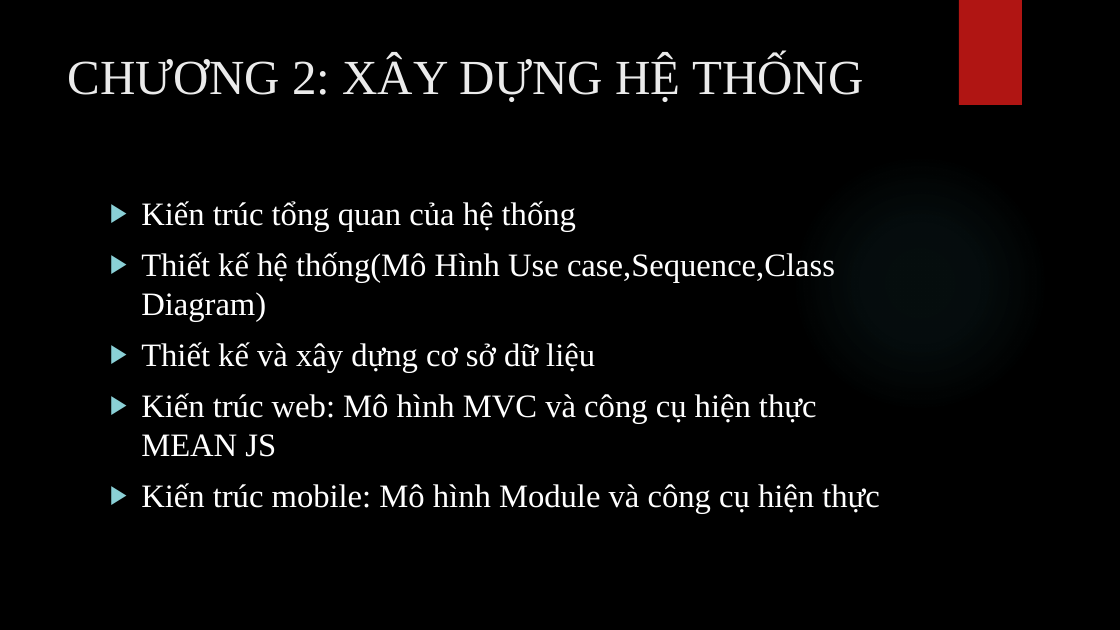
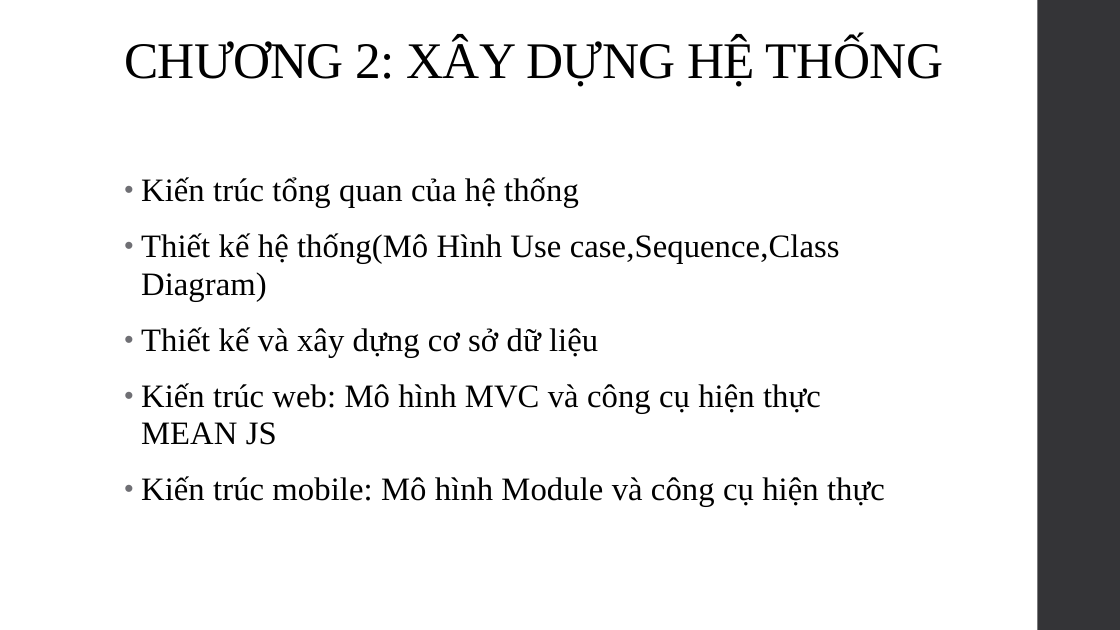
Before and after one commit to SaiGonSoftware/QA-Forum, a slide deck: slide 3 of Document/Baocao.pptx. Drawn at 1120x630 pixels with LibreOffice and Linux fonts; fonts in the diff are those of the drawing; background and template pictures are left out. Boxes give left, top, right and bottom in pixels: in the first picture for what was removed or moved away, otherwise in the second. Text is boxed around its words. In the diff, an @@ line names an element or a change of style, - is before the commit and + after.

```diff
--- a/Document/Baocao.pptx
+++ b/Document/Baocao.pptx
@@ background picture (left out) to #FFFFFF @@
@@ rectangle removed at [959,0,1022,105] @@
@@ rectangle added at [1038,0,1120,630], fill #353537 @@
@@ title "CHƯƠNG 2: XÂY DỰNG HỆ ...": place and size @@
-title "CHƯƠNG 2: XÂY DỰNG HỆ ..." at [68,56,863,102]
+title "CHƯƠNG 2: XÂY DỰNG HỆ ..." at [124,38,943,87]
@@ title "CHƯƠNG 2: XÂY DỰNG HỆ ..." at [124,38,943,87]: size 42 to 44 pt, text colour #EBEBEB to #000000, letter spacing 0 to -0.5 pt; line spacing 1 to 0.9; vertical alignment top to bottom @@
@@ text "Kiến trúc tổng quan của ...": place and size @@
-text "Kiến trúc tổng quan của ..." at [141,201,880,513]
+text "Kiến trúc tổng quan của ..." at [141,177,885,506]
@@ text "Kiến trúc tổng quan của ..." at [141,177,885,506]: text colour #FFFFFF to #000000, letter spacing 0 to 0.1 pt; bullet ▶ to •; line spacing 1 to 0.95; more space between paragraphs; bullet colour #8AD0D6 to #6F6F74 @@
@@ ellipse removed at [791,154,1049,413] @@
```
Also in this commit, not shown: 8 other slides changed.
